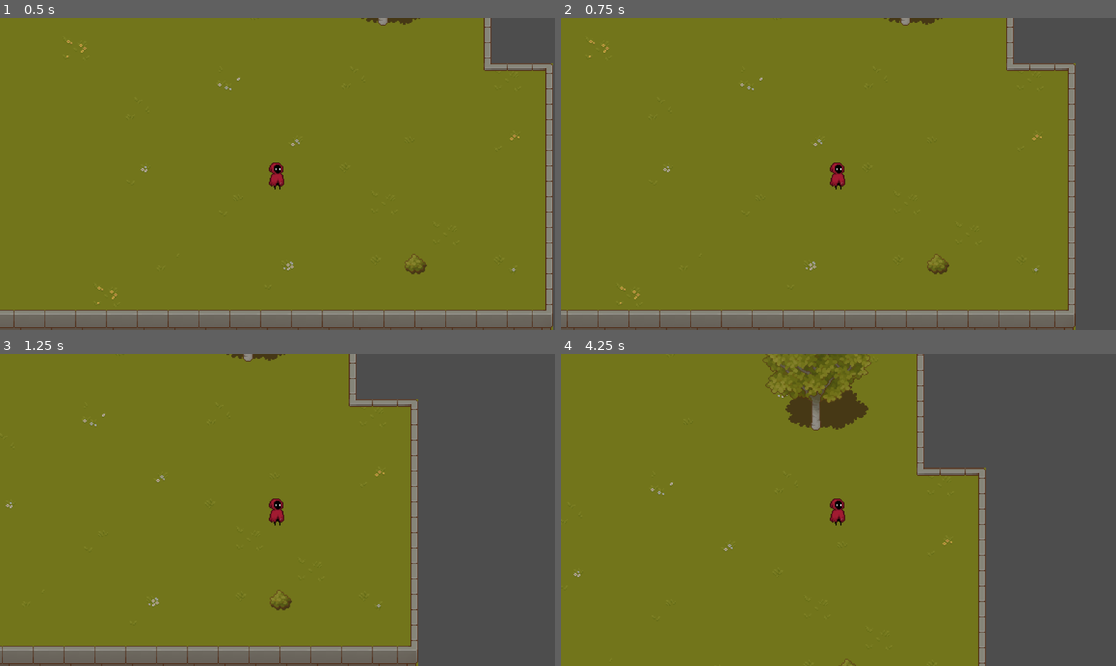
Above: before the commit, frames 1-4 (two rows, left to right).
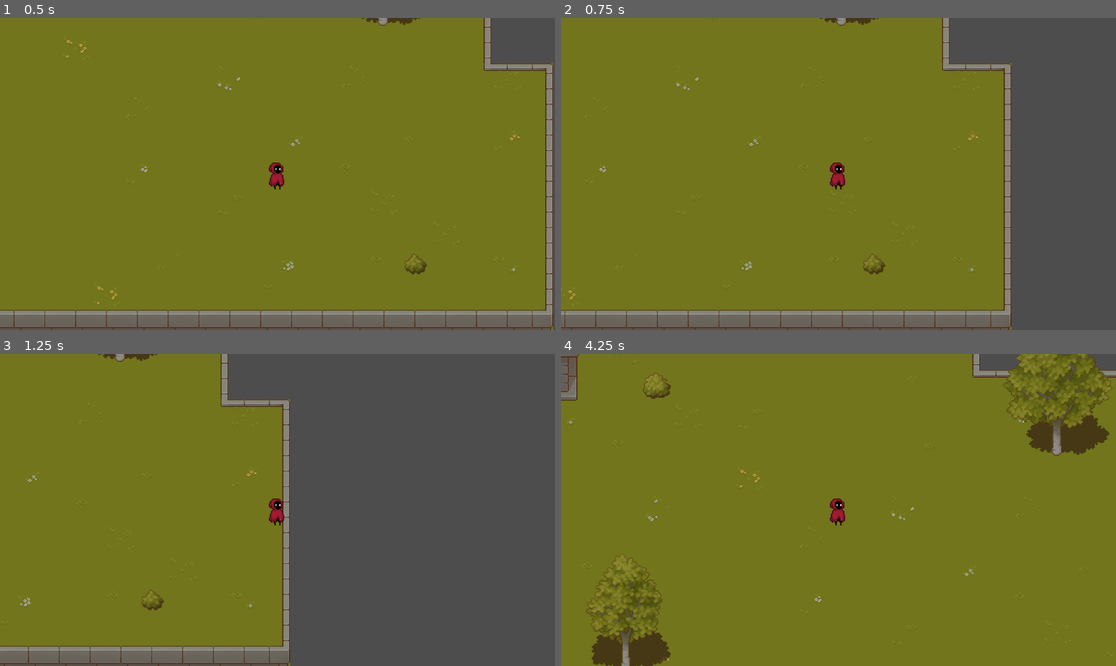
Above: after the commit, the same moments.

Repository: emilykrohn/Cast
Game: Godot game, scene res://Scenes/main.tscn
Same seed, same stepped clock (60 frames per second), same inputs: the game is played once before the commit and once after it. The project has no main scene, so this scene is started directly.
Inputs:
- Up to frame 1 (0.5 s): no input
- Up to frame 2 (0.75 s): tap Enter at 0.5 s; hold Right (ui_right) from 0.53 s (still down); tap Space (ui_select) at 0.6 s
- Up to frame 3 (1.25 s): keep holding Right (ui_right); tap Space (ui_select) at 0.77, 1.07 s
- Up to frame 4 (4.25 s): release Right (ui_right) at 1.28 s; hold Down (ui_down) 1.28-2.03 s; tap Space (ui_select) at 1.35, 1.52, 1.82, 2, 2.1, 2.85, 3.02, 3.32, 3.6, 3.77, 4.07 s; hold Right (ui_right) 2.03-2.78 s; hold Up (ui_up) 2.78-3.53 s; hold Left (ui_left) from 3.53 s (still down)

Frame 1 is identical in both runs. In frame 2, 14% of the frame differs, in the area x 0-93%, y 0-100%; in frame 3, 25%; in frame 4, 33%, in the area x 0-100%, y 0-100%.

Commit message:
Add dash to player movement script

Diff:
--- a/Scripts/Player/PlayerMovement.gd
+++ b/Scripts/Player/PlayerMovement.gd
@@ -1,11 +1,32 @@
 extends Node
 
-func movement(speed):
+const dash_speed = 500
+var cooldown = true
+var timer = Timer.new()
+
+func _ready():
+	timer.timeout.connect(_on_timer_timeout)
+	timer.wait_time = 0.15
+	add_child(timer)
+
+func movement():
 	var horizontal_direction = Input.get_axis("ui_left", "ui_right")
 	var vertical_direction = Input.get_axis("ui_up", "ui_down")
 
+	if Input.is_action_just_pressed("ui_select") and cooldown:
+		get_parent().speed += dash_speed
+		cooldown = false
+		start_cooldown()
 
 	if horizontal_direction or vertical_direction:
-		get_parent().velocity = Vector2(horizontal_direction, vertical_direction) * speed
+		get_parent().velocity = Vector2(horizontal_direction, vertical_direction).normalized() * get_parent().speed
 	else:
 		get_parent().velocity = Vector2(0,0)
+
+func start_cooldown():
+	timer.start()
+
+func _on_timer_timeout():
+	if cooldown == false:
+		get_parent().speed -= dash_speed
+		cooldown = true
--- a/Scripts/player.gd
+++ b/Scripts/player.gd
@@ -1,6 +1,8 @@
 extends CharacterBody2D
 
+var speed = 200
+
 func _physics_process(delta):
-	%PlayerMovement.movement(200)
+	%PlayerMovement.movement()
 
 	move_and_slide()
